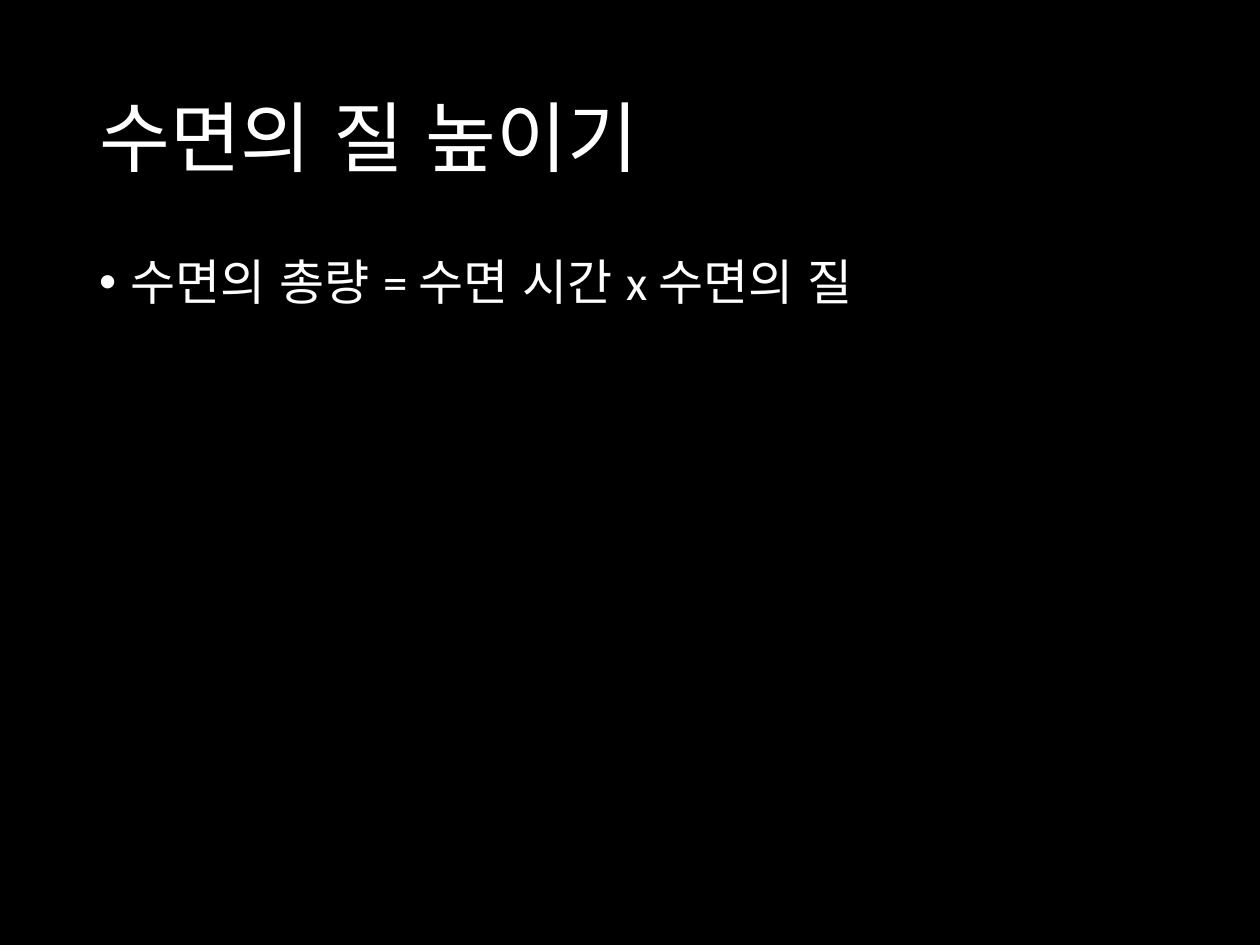
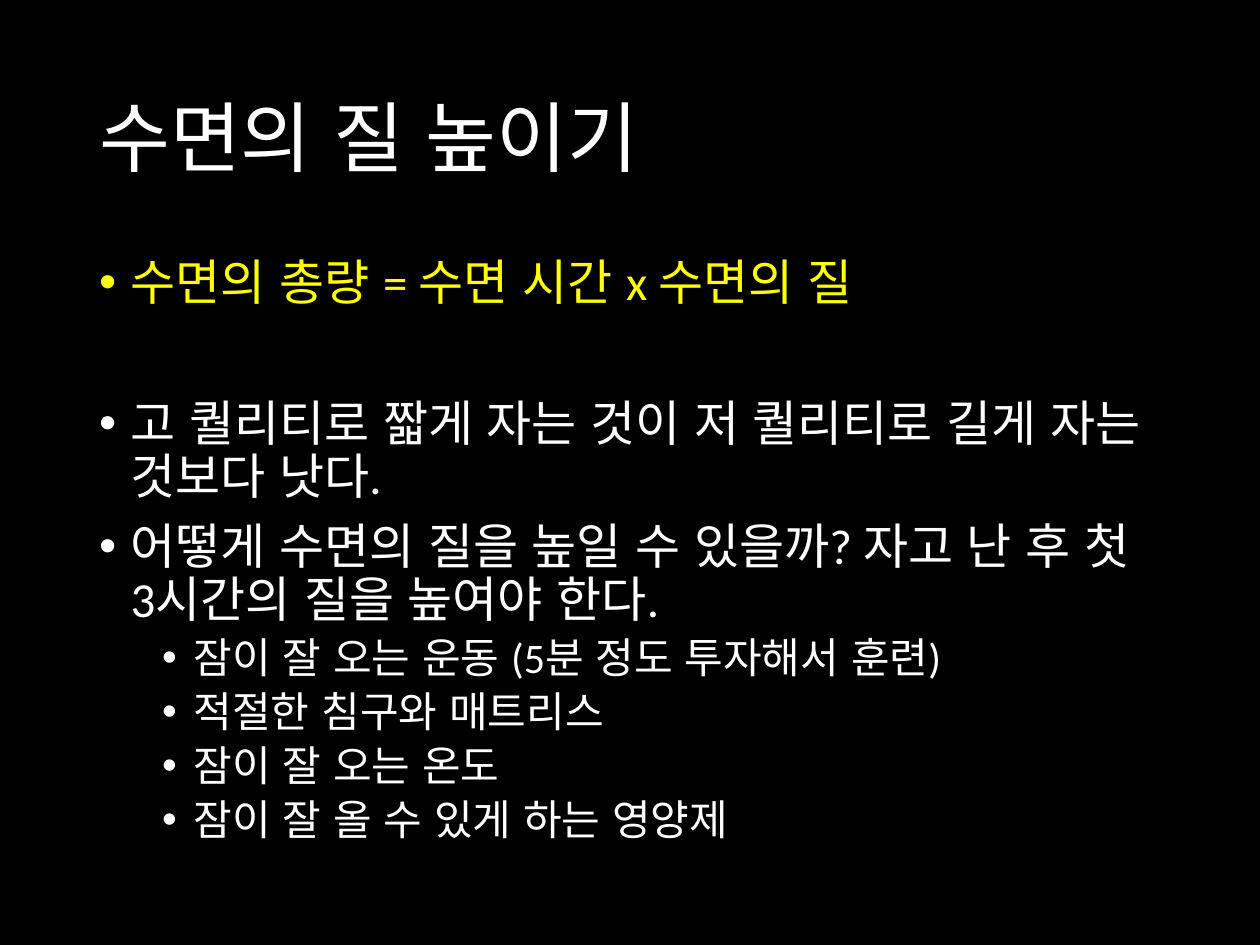
Before and after one commit to harrisleesh/Review, a slide deck: slide 3 of 적게 자도 괜찮습니다.pptx. Drawn at 1260x945 pixels with LibreOffice and Linux fonts; fonts in the diff are those of the drawing. Boxes give left, top, right and bottom in pixels: in the first picture for what was removed or moved away, otherwise in the second. Text is boxed around its words. In the diff, an @@ line names an element or a change of style, - is before the commit and + after.

Commit message:
적게자도 괜찮습니다. Final Commit
1.자는 데에 드는 시간, 일어나는 데에 드는 시간을 최소화한다.
2.수면의 질을 높이는 여러 방법을 채택한다.
3.낮잠을 활용한다.(몇초~몇시간) 세시 이전에 낮잠을 잔다.
4.쇼트슬리퍼가 되자.

```diff
--- a/적게 자도 괜찮습니다.pptx
+++ b/적게 자도 괜찮습니다.pptx
@@ text at (x1=131, y1=259, x2=852, y2=304): text colour #FFFFFF to #FFFF00 in "수면의 총량 = 수면 시간 x 수면의 ..." @@
@@ text at (x1=131, y1=400, x2=1140, y2=839): paragraphs added @@
+• 고 퀄리티로 짧게 자는 것이 저 퀄리티로 길게 자는 것보다 낫다.
+• 어떻게 수면의 질을 높일 수 있을까? 자고 난 후 첫 3시간의 질을 높여야 한다.
+  • 잠이 잘 오는 운동 (5분 정도 투자해서 훈련)
+  • 적절한 침구와 매트리스
+  • 잠이 잘 오는 온도
+  • 잠이 잘 올 수 있게 하는 영양제
```
Also in this commit, not shown: 3 other slides changed.
